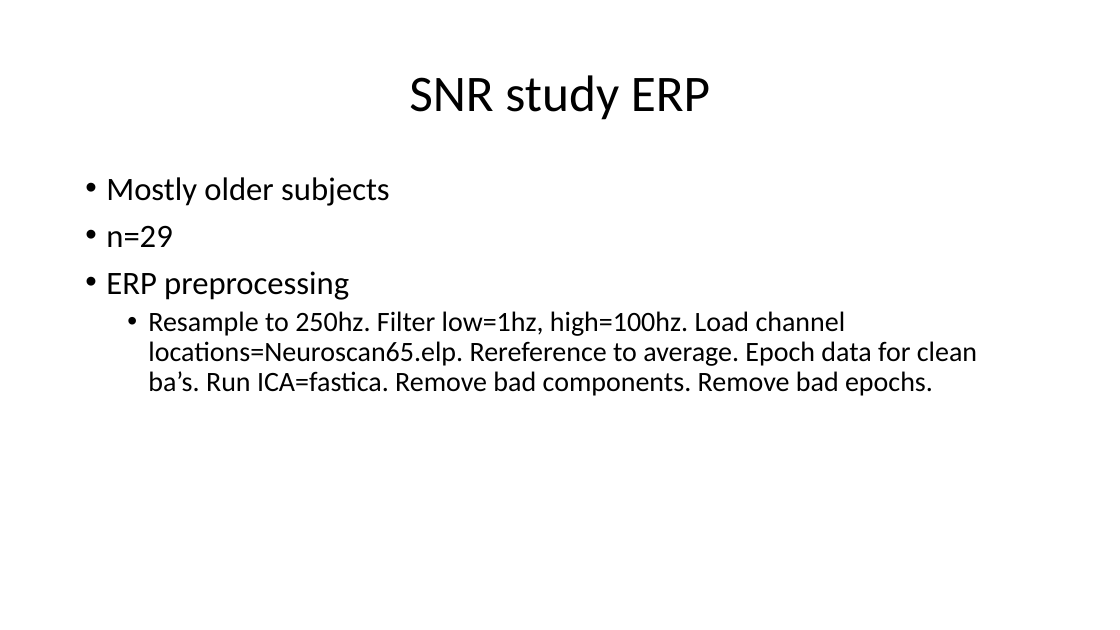
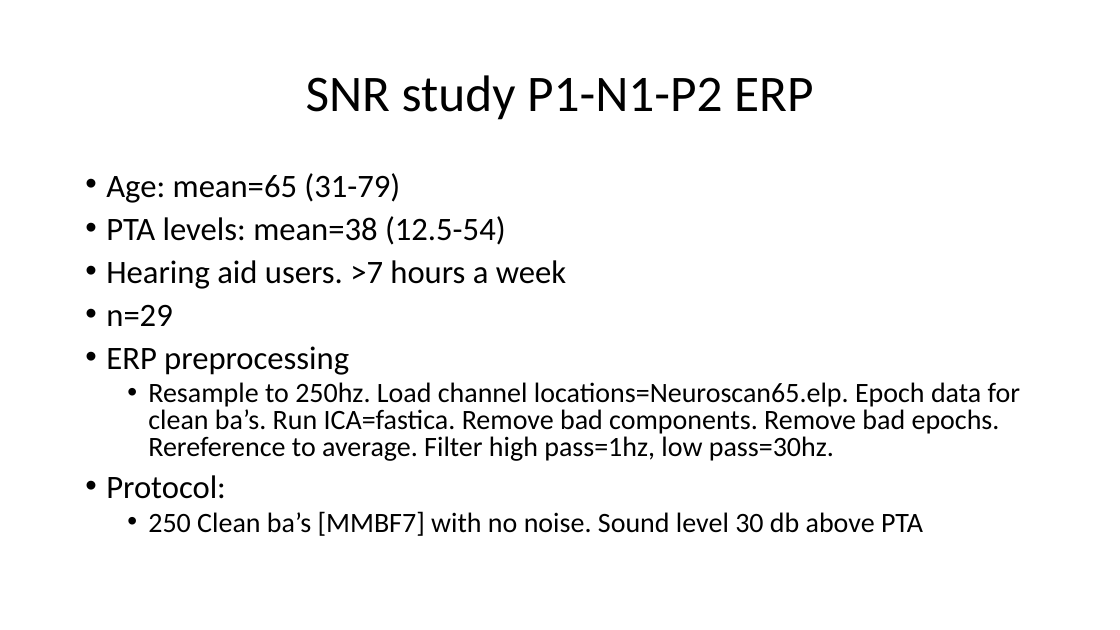
Before and after one commit to mkeomec/SNR-ERP, a slide deck: slide 1 of data analysis/SNR study ERP.pptx. Drawn at 1120x630 pixels with LibreOffice and Linux fonts; fonts in the diff are those of the drawing. Boxes give left, top, right and bottom in pixels: in the first picture for what was removed or moved away, otherwise in the second. Text is boxed around its words. In the diff, an @@ line names an element or a change of style, - is before the commit and + after.

```diff
--- a/data analysis/SNR study ERP.pptx
+++ b/data analysis/SNR study ERP.pptx
@@ title at (306, 75, 813, 120): text changed @@
-SNR study ERP
+SNR study P1-N1-P2 ERP
@@ text at (106, 173, 566, 289): text changed @@
-• Mostly older subjects
+• Age: mean=65 (31-79)
+• PTA levels: mean=38 (12.5-54)
+• Hearing aid users. >7 hours a week
@@ text at (106, 304, 349, 375): line spacing 0.9 to 0.8 @@
@@ text at (106, 382, 1020, 536): text changed @@
-  • Resample to 250hz. Filter low=1hz, high=100hz. Load channel locations=Neuroscan65.elp. Rereference to average. Epoch data for clean ba’s. Run ICA=fastica. Remove bad components. Remove bad epochs.
+  • Resample to 250hz. Load channel locations=Neuroscan65.elp. Epoch data for clean ba’s. Run ICA=fastica. Remove bad components. Remove bad epochs. Rereference to average. Filter high pass=1hz, low pass=30hz.
+• Protocol:
+  • 250 Clean ba’s [MMBF7] with no noise. Sound level 30 db above PTA
```
Also in this commit, not shown: 3 slides added, 1 slide removed, 11 other files.
